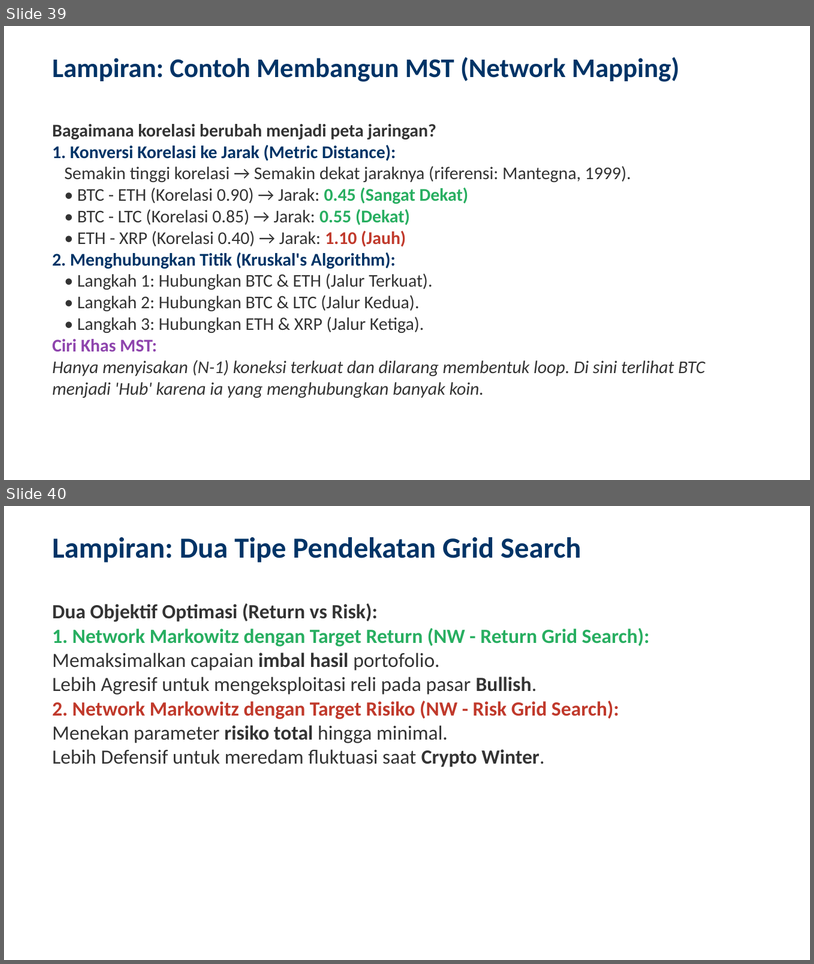
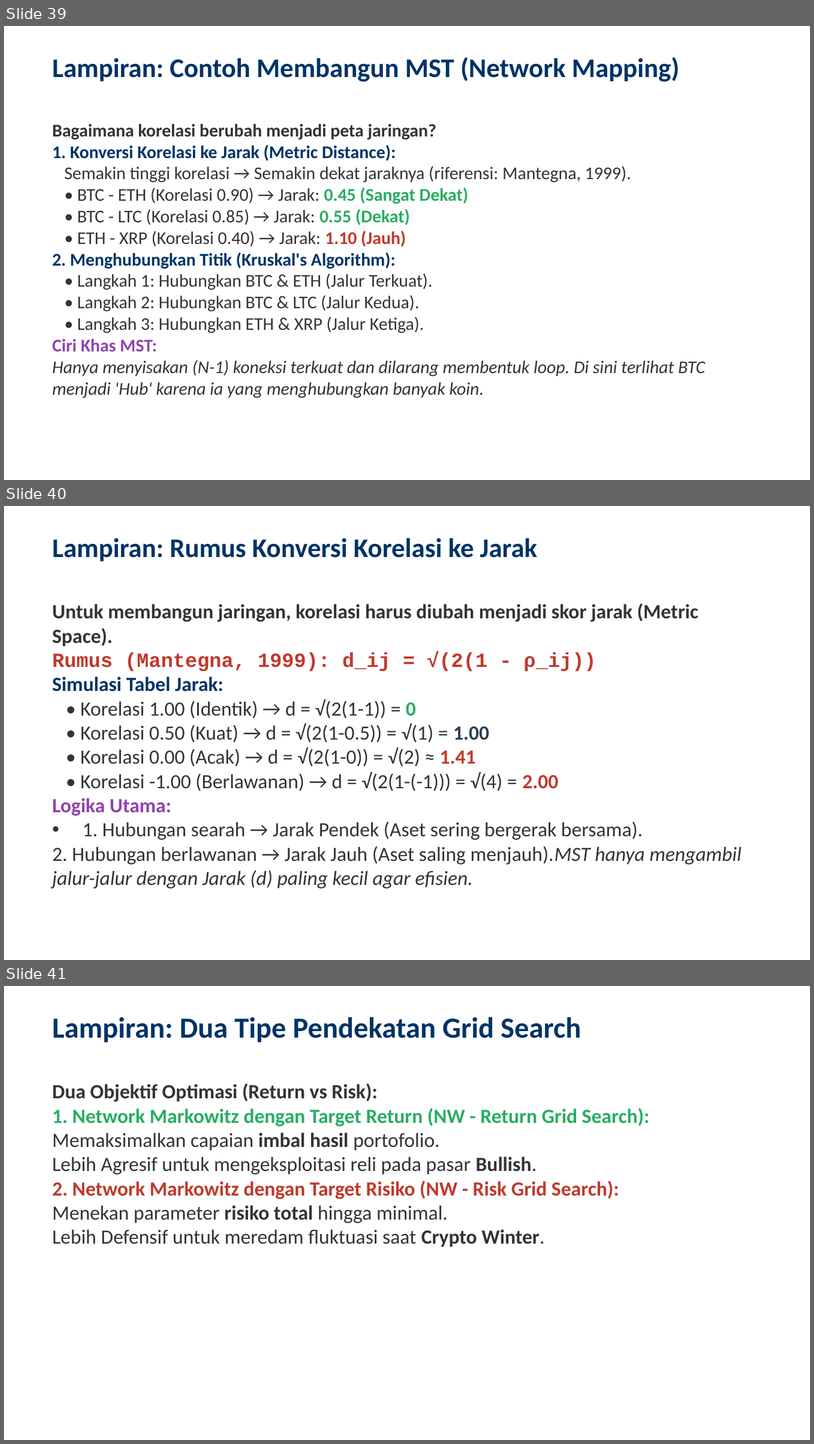
Before and after one commit to ragilrojo/RepoThesis, a slide deck: Presentasi_Proposal_Update.pptx. Shown one above the other, each under a label of ours: slides 39 and 40 before the commit, slides 39, 40 and 41 after it. The pictures are 814x964 and 814x1444 pixels, drawn with LibreOffice and Linux fonts; fonts in the diff are those of the drawing. Boxes give left, top, right and bottom in pixels: in the first picture for what was removed or moved away, otherwise in the second. Text is boxed around its words. In the diff, an @@ line names an element or a change of style, - is before the commit and + after.

Commit message:
feat: add correlation-to-distance conversion formula slide

```diff
--- a/Presentasi_Proposal_Update.pptx
+++ b/Presentasi_Proposal_Update.pptx
@@ slide 40 added at (x1=4, y1=506, x2=810, y2=960), background #FFFFFF @@
@@ text added at (x1=52, y1=538, x2=537, y2=561), 24 pt, text #003366, bold @@
+Lampiran: Rumus Konversi Korelasi ke Jarak
@@ text added at (x1=52, y1=603, x2=742, y2=888), 18 pt, text #333333 @@
+Untuk membangun jaringan, korelasi harus diubah menjadi skor jarak (Metric Space).
+Rumus (Mantegna, 1999): d_ij = √(2(1 - ρ_ij))
+Simulasi Tabel Jarak:
+• Korelasi 1.00 (Identik) → d = √(2(1-1)) = 0
+• Korelasi 0.50 (Kuat) → d = √(2(1-0.5)) = √(1) = 1.00
+• Korelasi 0.00 (Acak) → d = √(2(1-0)) = √(2) ≈ 1.41
+• Korelasi -1.00 (Berlawanan) → d = √(2(1-(-1))) = √(4) = 2.00
+Logika Utama:
+• 1. Hubungan searah → Jarak Pendek (Aset sering bergerak bersama).
+• 2. Hubungan berlawanan → Jarak Jauh (Aset saling menjauh).MST hanya mengambil jalur-jalur dengan Jarak (d) paling kecil agar efisien.
@@ what was slide 40 is now slide 41 @@
```
Also in this commit, not shown: 1 other file.
